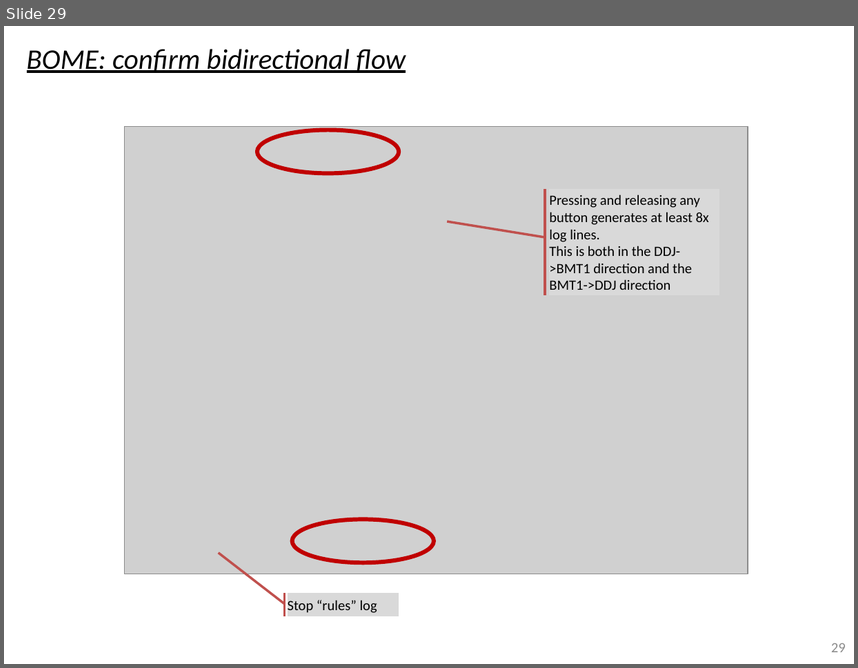
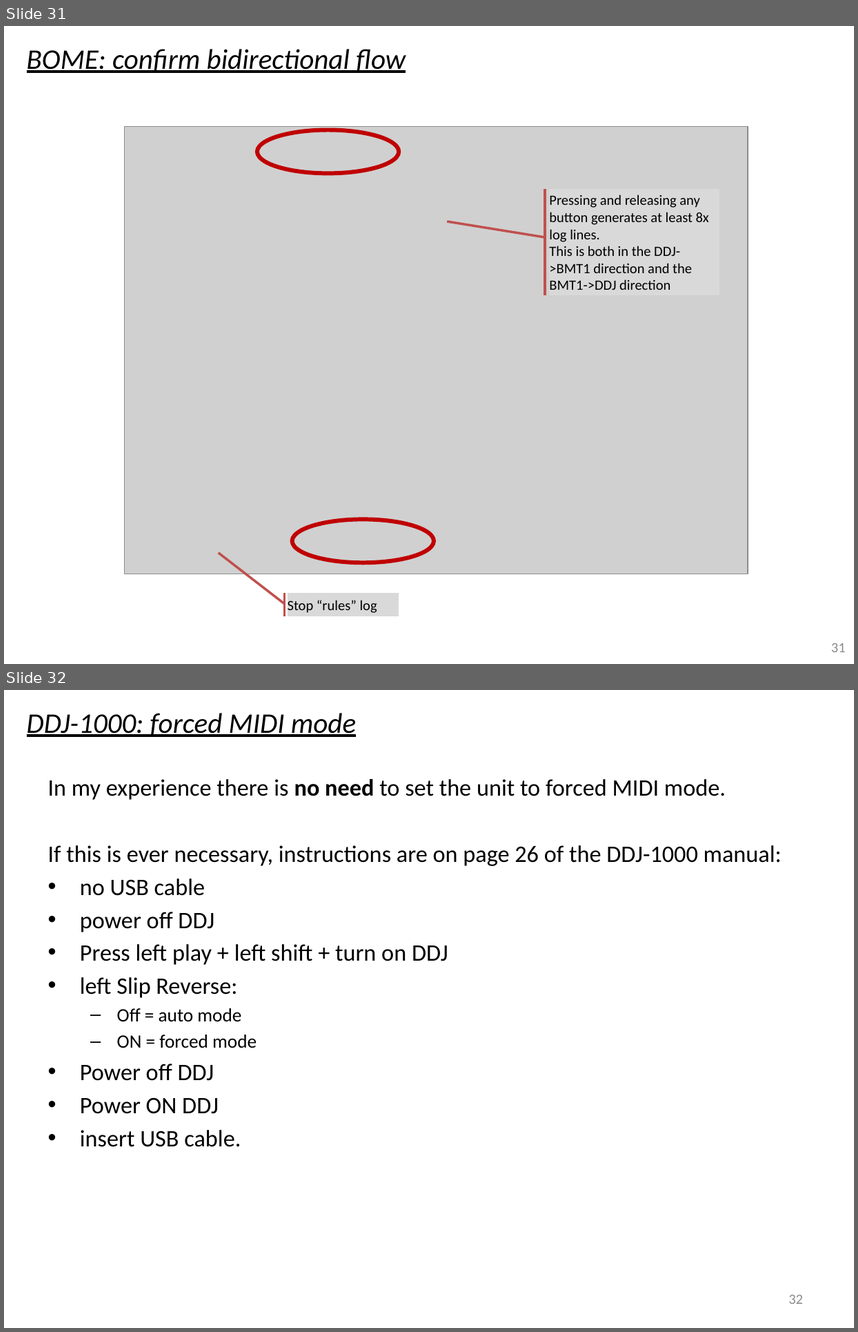
Before and after one commit to pestrela/music, a slide deck: traktor/mapping_ddj_1000/Support files/Source files/DDJ-1000 - Installation Guide.pptx. Shown one above the other, each under a label of ours: slide 29 before the commit, slides 31 and 32 after it. The pictures are 858x668 and 858x1332 pixels, drawn with LibreOffice and Linux fonts; fonts in the diff are those of the drawing; grey boxes stand for pictures. Boxes give left, top, right and bottom in pixels: in the first picture for what was removed or moved away, otherwise in the second. Text is boxed around its words. In the diff, an @@ line names an element or a change of style, - is before the commit and + after.

```diff
--- a/traktor/mapping_ddj_1000/Support files/Source files/DDJ-1000 - Installation Guide.pptx
+++ b/traktor/mapping_ddj_1000/Support files/Source files/DDJ-1000 - Installation Guide.pptx
@@ slide 32 added at bbox=[4, 690, 854, 1328], background #FFFFFF @@
@@ text added at bbox=[27, 713, 356, 737], 24 pt, text #000000, italic, underline @@
+DDJ-1000: forced MIDI mode
@@ text added at bbox=[48, 779, 782, 1147], 20 pt, text #000000 @@
+In my experience there is no need to set the unit to forced MIDI mode.
+If this is ever necessary, instructions are on page 26 of the DDJ-1000 manual:
+• no USB cable
+• power off DDJ
+• Press left play + left shift + turn on DDJ
+• left Slip Reverse:
+  – Off = auto mode
+  – ON = forced mode
+• Power off DDJ
+• Power ON DDJ
+• insert USB cable.
@@ page number added at bbox=[789, 1294, 803, 1303], 12 pt, text #8C8C8C @@
+32
@@ what was slide 29 is now slide 31 @@
@@ page number at bbox=[831, 643, 846, 652]: text changed @@
-29
+31
```
Also in this commit, not shown: 9 slides changed, 4 other slides added, 3 other files.
